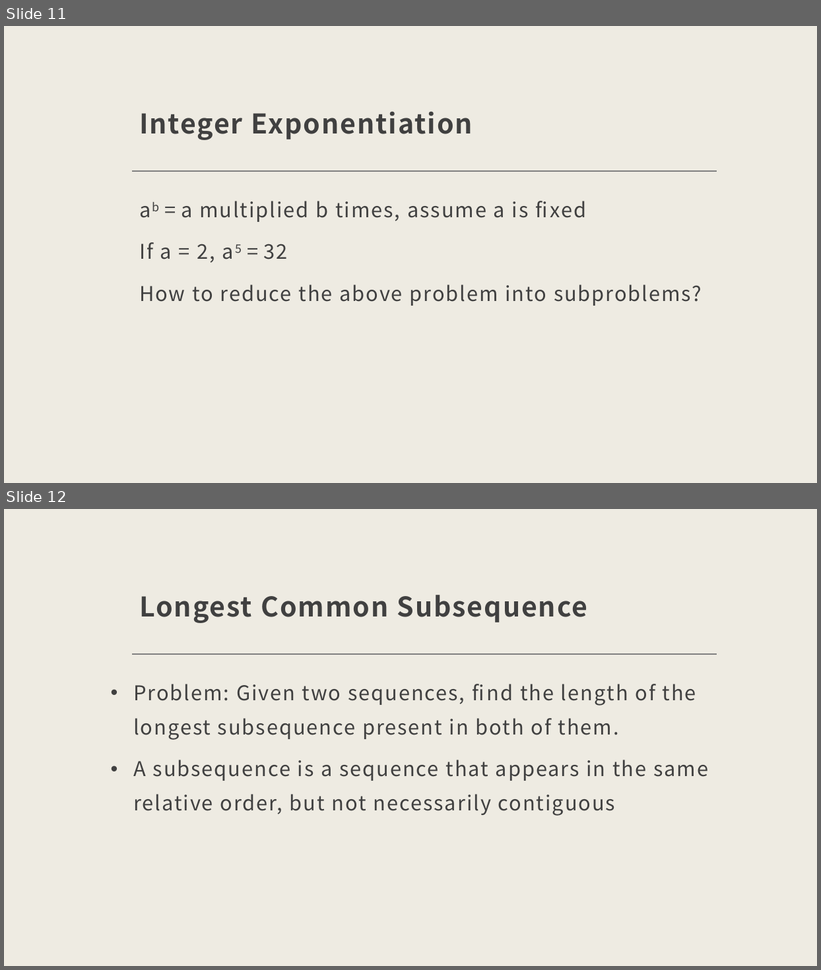
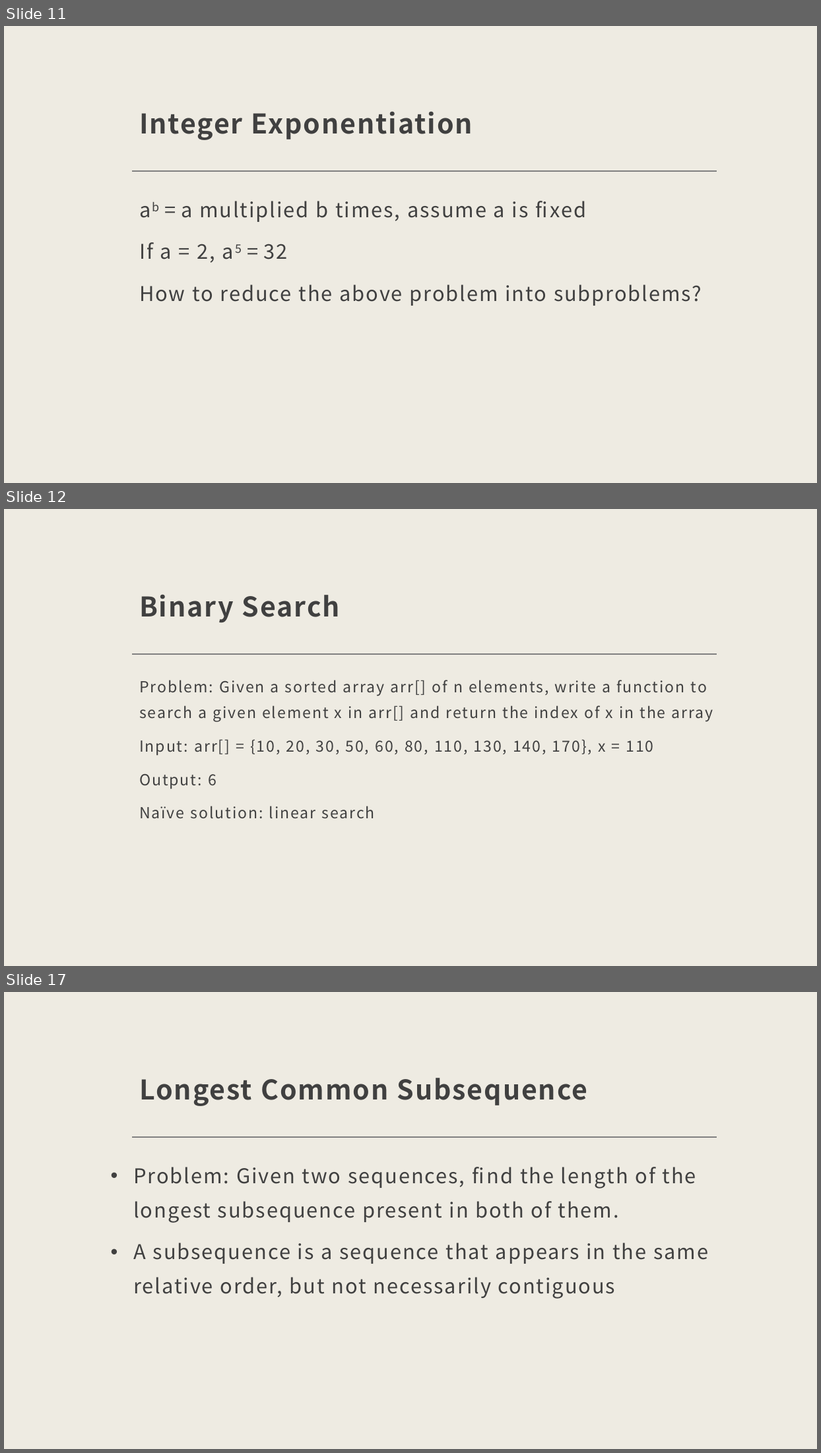
Before and after one commit to KarinaSang/Teaching, a slide deck: CCC_Senior/Week6/Week6.pptx. Shown one above the other, each under a label of ours: slides 11 and 12 before the commit, slides 11, 12 and 17 after it; the slides between them are not shown. The pictures are 821x970 and 821x1453 pixels, drawn with LibreOffice and Linux fonts; fonts in the diff are those of the drawing. Boxes give left, top, right and bottom in pixels: in the first picture for what was removed or moved away, otherwise in the second. Text is boxed around its words. In the diff, an @@ line names an element or a change of style, - is before the commit and + after.

```diff
--- a/CCC_Senior/Week6/Week6.pptx
+++ b/CCC_Senior/Week6/Week6.pptx
@@ slide 12 added at box(4, 509, 817, 966), background #EEEBE2; not listed: 1 template element that a slide beside it also shows @@
@@ title added at box(139, 594, 340, 623), 32 pt, text #404040, bold @@
+Binary Search
@@ text added at box(139, 680, 714, 819), 18 pt, text #404040 @@
+Problem: Given a sorted array arr[] of n elements, write a function to search a given element x in arr[] and return the index of x in the array
+Input: arr[] = {10, 20, 30, 50, 60, 80, 110, 130, 140, 170}, x = 110
+Output: 6
+Naïve solution: linear search
@@ what was slide 12 is now slide 17 @@
```
Also in this commit, not shown: 4 other slides added, 22 other files.
